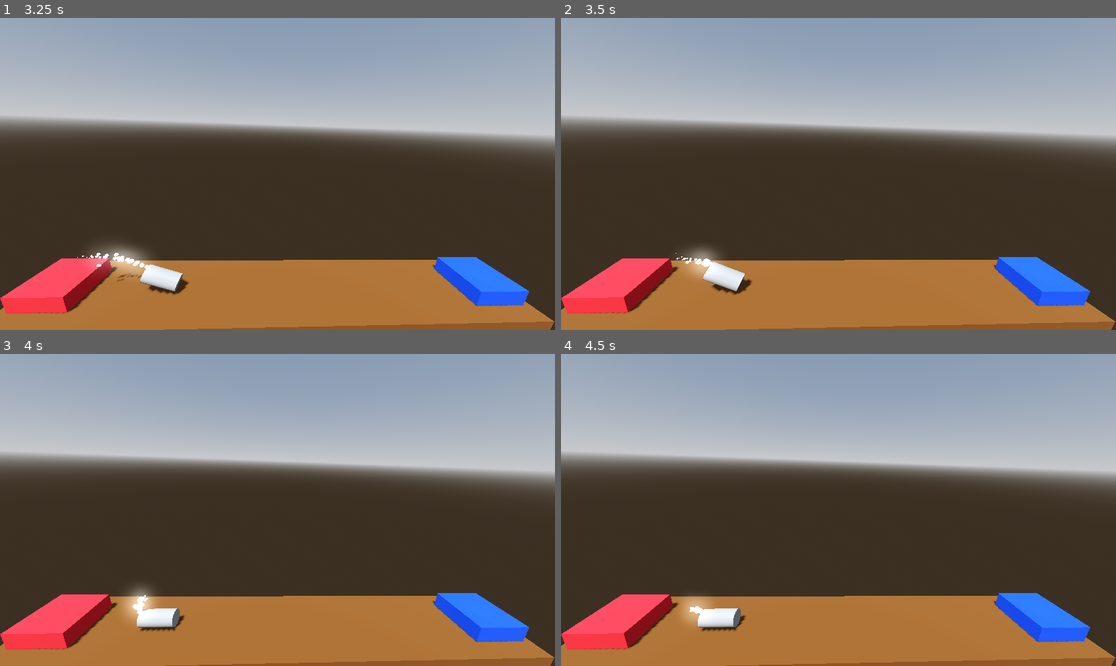
Above: before the commit, frames 1-4 (two rows, left to right).
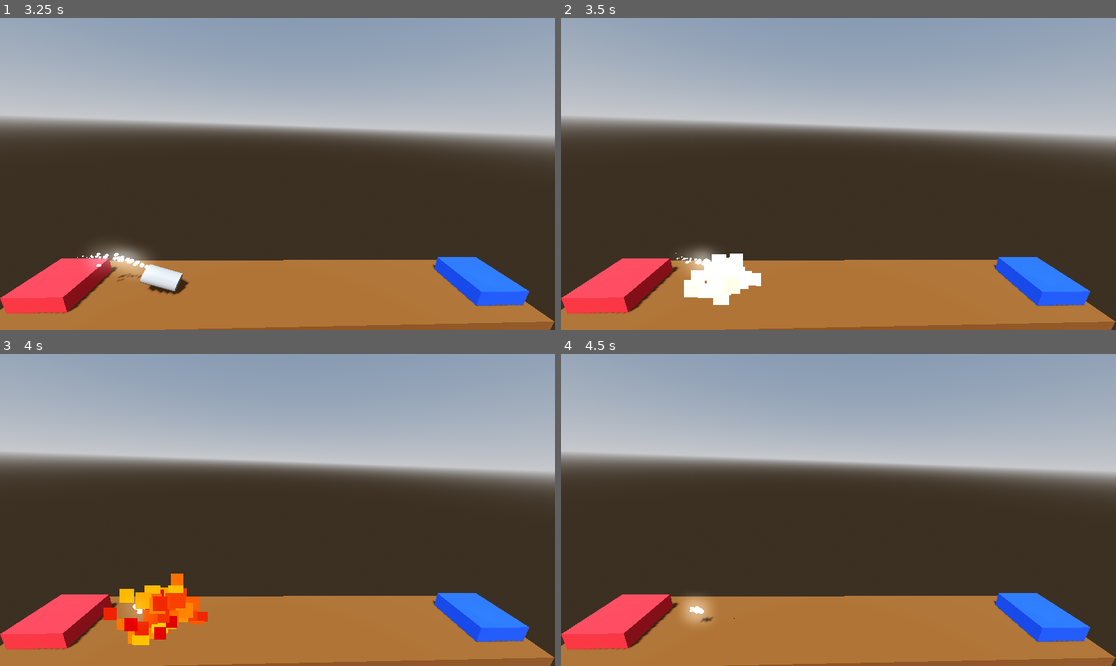
Above: after the commit, the same moments.

Repository: thisguymartin/ProjectBoost
Game: Godot game, scene res://Levels/Level_1.tscn
Two runs of this game, one before a commit and one after it. Both use one fixed random seed, a clock stepped at 60 frames per second and the inputs below.
Inputs:
- Up to frame 1 (3.25 s): tap Enter at 0.5 s; hold D (turn_right) 0.53-1.28 s; hold Space (boost) 0.53-1.28 s; hold Down (ui_down) 1.28-2.03 s; tap Space (boost) at 1.35, 2.85 s; hold Space (boost) 2.03-2.78 s; hold D (turn_right) from 2.03 s (still down)
- Up to frame 2 (3.5 s): keep holding D (turn_right)
- Up to frame 3 (4 s): release D (turn_right) at 3.53 s; hold A (turn_left) from 3.53 s (still down); hold Space (boost) from 3.53 s (still down)
- Up to frame 4 (4.5 s): keep holding A (turn_left); release Space (boost) at 4.28 s; tap Space (boost) at 4.35 s

Frame 1 is identical in both runs. In frame 2, 1.2% of the frame differs, in the area x 22-37%, y 75-92%; in frame 3, 2.3%, in the area x 18-38%, y 70-94%; in frame 4, 0.5%.

Commit message:
chore: added particles explosion

Diff:
--- /dev/null
+++ b/Particles/explosion_particles.tscn
@@ -0,0 +1,59 @@
+[gd_scene load_steps=10 format=3 uid="uid://dcecb8hw7dbrv"]
+
+[sub_resource type="Gradient" id="Gradient_lkolc"]
+offsets = PackedFloat32Array(0.201923, 0.413462, 0.586538, 0.740385, 0.903846)
+colors = PackedColorArray(1, 1, 1, 1, 1, 1, 0, 1, 1, 0.294118, 0, 1, 0.776471, 0, 0, 1, 0, 0, 0, 1)
+
+[sub_resource type="GradientTexture1D" id="GradientTexture1D_u3rij"]
+gradient = SubResource("Gradient_lkolc")
+
+[sub_resource type="Curve" id="Curve_cv3ok"]
+max_value = 100.0
+_data = [Vector2(0, 1), 0.0, 146.581, 0, 0, Vector2(1, 100), 413.249, 0.0, 0, 0]
+point_count = 2
+
+[sub_resource type="CurveTexture" id="CurveTexture_mygan"]
+curve = SubResource("Curve_cv3ok")
+
+[sub_resource type="Curve" id="Curve_qubh3"]
+_data = [Vector2(0, 0.530249), 0.0, 2.25724, 0, 0, Vector2(1, 0), -2.97204, 0.0, 0, 0]
+point_count = 2
+
+[sub_resource type="CurveTexture" id="CurveTexture_5bhb0"]
+curve = SubResource("Curve_qubh3")
+
+[sub_resource type="ParticleProcessMaterial" id="ParticleProcessMaterial_1onfr"]
+direction = Vector3(0, 1, 0)
+spread = 180.0
+gravity = Vector3(0, 0, 0)
+initial_velocity_min = 6.0
+initial_velocity_max = 16.0
+damping_max = 3.0
+damping_curve = SubResource("CurveTexture_mygan")
+scale_curve = SubResource("CurveTexture_5bhb0")
+color_ramp = SubResource("GradientTexture1D_u3rij")
+turbulence_enabled = true
+turbulence_noise_scale = 1.0
+turbulence_noise_speed_random = 4.0
+
+[sub_resource type="StandardMaterial3D" id="StandardMaterial3D_5wvwh"]
+shading_mode = 0
+vertex_color_use_as_albedo = true
+disable_receive_shadows = true
+billboard_mode = 3
+billboard_keep_scale = true
+particles_anim_h_frames = 1
+particles_anim_v_frames = 1
+particles_anim_loop = false
+
+[sub_resource type="QuadMesh" id="QuadMesh_gb05o"]
+material = SubResource("StandardMaterial3D_5wvwh")
+
+[node name="ExplosionParticles" type="GPUParticles3D"]
+cast_shadow = 0
+emitting = false
+amount = 64
+one_shot = true
+explosiveness = 0.75
+process_material = SubResource("ParticleProcessMaterial_1onfr")
+draw_pass_1 = SubResource("QuadMesh_gb05o")
--- /dev/null
+++ b/Particles/success_particles.tscn
@@ -0,0 +1,53 @@
+[gd_scene load_steps=8 format=3 uid="uid://jfwajmrh6ca7"]
+
+[sub_resource type="StandardMaterial3D" id="StandardMaterial3D_5wvwh"]
+shading_mode = 0
+vertex_color_use_as_albedo = true
+disable_receive_shadows = true
+billboard_mode = 3
+billboard_keep_scale = true
+particles_anim_h_frames = 1
+particles_anim_v_frames = 1
+particles_anim_loop = false
+
+[sub_resource type="Curve" id="Curve_qubh3"]
+_data = [Vector2(0, 0.530249), 0.0, 2.25724, 0, 0, Vector2(1, 0), -2.97204, 0.0, 0, 0]
+point_count = 2
+
+[sub_resource type="CurveTexture" id="CurveTexture_oh0x3"]
+curve = SubResource("Curve_qubh3")
+
+[sub_resource type="Curve" id="Curve_uupei"]
+_data = [Vector2(0, 0.5), 0.0, 2.46667, 0, 1, Vector2(0.202703, 1), 0.0, 0.0, 0, 0, Vector2(0.371622, 0.00355875), 0.0, 0.0, 0, 0, Vector2(0.554054, 1), 0.0, 0.0, 0, 0, Vector2(0.777027, 0), 0.0, 0.0, 0, 0, Vector2(0.885135, 1), 0.0, 0.0, 0, 0, Vector2(1, 0.5), -4.35294, 0.0, 1, 0]
+point_count = 7
+
+[sub_resource type="CurveTexture" id="CurveTexture_68duu"]
+curve = SubResource("Curve_uupei")
+
+[sub_resource type="ParticleProcessMaterial" id="ParticleProcessMaterial_2ssod"]
+direction = Vector3(0, 1, 0)
+spread = 180.0
+gravity = Vector3(0, 0, 0)
+initial_velocity_min = 3.0
+initial_velocity_max = 12.0
+damping_min = 2.0
+damping_max = 4.0
+scale_curve = SubResource("CurveTexture_oh0x3")
+hue_variation_min = -1.0
+hue_variation_max = 1.0
+turbulence_enabled = true
+turbulence_noise_scale = 4.0
+turbulence_influence_max = 0.3
+turbulence_influence_over_life = SubResource("CurveTexture_68duu")
+
+[sub_resource type="SphereMesh" id="SphereMesh_lkpya"]
+
+[node name="SuccessParticles" type="GPUParticles3D"]
+material_override = SubResource("StandardMaterial3D_5wvwh")
+cast_shadow = 0
+emitting = false
+amount = 48
+one_shot = true
+explosiveness = 0.5
+process_material = SubResource("ParticleProcessMaterial_2ssod")
+draw_pass_1 = SubResource("SphereMesh_lkpya")
--- a/Player/Player.gd
+++ b/Player/Player.gd
@@ -6,6 +6,9 @@
 @onready var booster_particles: GPUParticles3D = $BoosterParticles
 @onready var right_booster_particles: GPUParticles3D = $RightBoosterParticles
 @onready var left_booster_particles: GPUParticles3D = $leftBoosterParticles
+@onready var explosion_particles: GPUParticles3D = $ExplosionParticles
+@onready var success_particles: GPUParticles3D = $SuccessParticles
+@onready var mesh_instance_3d: MeshInstance3D = $MeshInstance3D
 
 
 
@@ -69,7 +72,11 @@
 func crash_sequence() -> void:
 	print("Kaboom")
 
+
 	explosion_audio.play(2.5)
+	explosion_particles.emitting = true
+
+	mesh_instance_3d.hide()
 
 	# Disable further processing to stop the character's movement.
 	set_process(false)
@@ -86,6 +93,7 @@
 	print("Landed")
 
 	success_audio.play()
+	success_particles.emitting = true
 
 	# Create a tween to delay the transition to the next level.
 	var tween = create_tween()
--- a/Player/player.tscn
+++ b/Player/player.tscn
@@ -1,10 +1,12 @@
-[gd_scene load_steps=8 format=3 uid="uid://bkwkl4n2s3fd7"]
+[gd_scene load_steps=10 format=3 uid="uid://bkwkl4n2s3fd7"]
 
 [ext_resource type="Script" path="res://Player/Player.gd" id="1_4hp3x"]
 [ext_resource type="AudioStream" uid="uid://dkxjdw30lp2q0" path="res://Audio/SFX - Death Explosion.ogg" id="2_mhlnf"]
 [ext_resource type="AudioStream" uid="uid://bbwy0nmuyhmb0" path="res://Audio/SFX - Success.ogg" id="3_drr1x"]
 [ext_resource type="AudioStream" uid="uid://bcqsftrdxruvl" path="res://Audio/SFX - Main engine thrust.ogg" id="4_nqu4d"]
-[ext_resource type="PackedScene" uid="uid://cpdgh027k71if" path="res://booster_particles.tscn" id="5_oq5m4"]
+[ext_resource type="PackedScene" uid="uid://cpdgh027k71if" path="res://Particles/booster_particles.tscn" id="5_0cy8c"]
+[ext_resource type="PackedScene" uid="uid://dcecb8hw7dbrv" path="res://Particles/explosion_particles.tscn" id="6_1vlc7"]
+[ext_resource type="PackedScene" uid="uid://jfwajmrh6ca7" path="res://Particles/success_particles.tscn" id="7_qnuc6"]
 
 [sub_resource type="CylinderMesh" id="CylinderMesh_lc7ax"]
 
@@ -37,13 +39,17 @@
 [node name="RocketAudio" type="AudioStreamPlayer3D" parent="."]
 stream = ExtResource("4_nqu4d")
 
-[node name="BoosterParticles" parent="." instance=ExtResource("5_oq5m4")]
+[node name="BoosterParticles" parent="." instance=ExtResource("5_0cy8c")]
 transform = Transform3D(1, 0, 0, 0, 1, 0, 0, 0, 1, 0, -0.956963, 0)
 
-[node name="RightBoosterParticles" parent="." instance=ExtResource("5_oq5m4")]
+[node name="RightBoosterParticles" parent="." instance=ExtResource("5_0cy8c")]
 transform = Transform3D(0.924006, -0.382377, 0, 0.382377, 0.924006, 0, 0, 0, 1, 0.415283, -0.956963, 0)
 
-[node name="leftBoosterParticles" parent="." instance=ExtResource("5_oq5m4")]
+[node name="leftBoosterParticles" parent="." instance=ExtResource("5_0cy8c")]
 transform = Transform3D(0.921348, 0.388738, 0, -0.388738, 0.921348, 0, 0, 0, 1, -0.449238, -0.956963, 0)
 
+[node name="ExplosionParticles" parent="." instance=ExtResource("6_1vlc7")]
+
+[node name="SuccessParticles" parent="." instance=ExtResource("7_qnuc6")]
+
 [connection signal="body_entered" from="." to="." method="_on_body_entered"]
Renamed: booster_particles.tscn -> Particles/booster_particles.tscn
